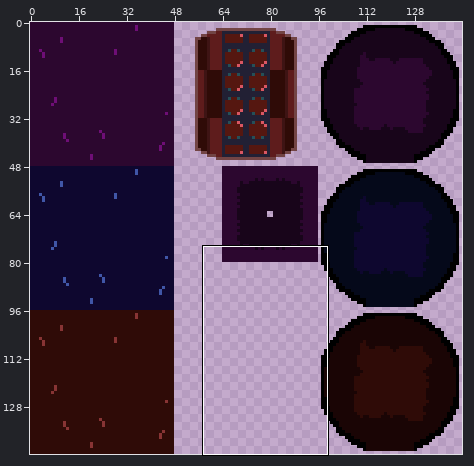
One commit to this pixel-art file: Game_Sprite/Tileset/Tileset.ase. The picture above shows the old version from afar; the outline marks the close-up.
Close-up. As it was:
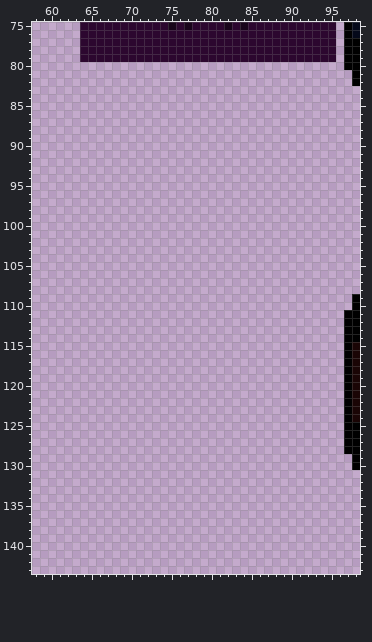
144x144 pixels, 1 frame. Colours within 5 levels of each other are drawn and written as one. Shown: x 58..98, y 75..143.
After the commit:
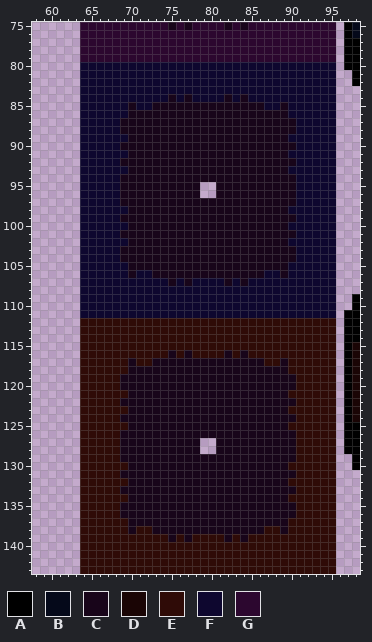
Palette (. is transparent): A #000000  B #05091a  C #18051a  D #1a0505  E #2f0b07  F #0e072f  G #2c072f
The exact change:
The author put colour C in row 84 at x 75, 77, 82 and 84; in row 85 at x 70, 73 to 86 and 89; in row 86 at x 70 to 89; in rows 87 to 88 at x 69 to 90; in row 89 at x 70 to 89; in row 90 at x 69 to 90.
The author put colour C in row 91 at x 70 to 89; in row 92 at x 69 to 90; in row 93 at x 70 to 89; in row 94 at x 69 to 90; in rows 95 to 96 at x 69 to 78 and 81 to 90; in row 97 at x 69 to 90.
The author put colour C in row 98 at x 70 to 89; in row 99 at x 69 to 90; in row 100 at x 70 to 89; in row 101 at x 69 to 90; in row 102 at x 70 to 89; in rows 103 to 104 at x 69 to 90.
The author put colour C in row 105 at x 70 to 89; in row 106 at x 70, 73 to 86 and 89; in row 107 at x 75, 77, 82 and 84; in row 116 at x 75, 77, 82 and 84; in row 117 at x 70, 73 to 86 and 89; in row 118 at x 70 to 89.
The author put colour C in rows 119 to 120 at x 69 to 90; in row 121 at x 70 to 89; in row 122 at x 69 to 90; in row 123 at x 70 to 89; in row 124 at x 69 to 90; in row 125 at x 70 to 89.
The author put colour C in row 126 at x 69 to 90; in rows 127 to 128 at x 69 to 78 and 81 to 90; in row 129 at x 69 to 90; in row 130 at x 70 to 89; in row 131 at x 69 to 90; in row 132 at x 70 to 89.
The author put colour C in row 133 at x 69 to 90; in row 134 at x 70 to 89; in rows 135 to 136 at x 69 to 90; in row 137 at x 70 to 89; in row 138 at x 70, 73 to 86 and 89; in row 139 at x 75, 77, 82 and 84.
The author put colour E in rows 112 to 115 at x 64 to 95; in row 116 at x 64 to 74, 76, 78 to 81, 83 and 85 to 95; in row 117 at x 64 to 69, 71 to 72, 87 to 88 and 90 to 95; in row 118 at x 64 to 69 and 90 to 95; in rows 119 to 120 at x 64 to 68 and 91 to 95; in row 121 at x 64 to 69 and 90 to 95.
The author put colour E in row 122 at x 64 to 68 and 91 to 95; in row 123 at x 64 to 69 and 90 to 95; in row 124 at x 64 to 68 and 91 to 95; in row 125 at x 64 to 69 and 90 to 95; in rows 126 to 129 at x 64 to 68 and 91 to 95; in row 130 at x 64 to 69 and 90 to 95.
The author put colour E in row 131 at x 64 to 68 and 91 to 95; in row 132 at x 64 to 69 and 90 to 95; in row 133 at x 64 to 68 and 91 to 95; in row 134 at x 64 to 69 and 90 to 95; in rows 135 to 136 at x 64 to 68 and 91 to 95; in row 137 at x 64 to 69 and 90 to 95.
The author put colour E in row 138 at x 64 to 69, 71 to 72, 87 to 88 and 90 to 95; in row 139 at x 64 to 74, 76, 78 to 81, 83 and 85 to 95; in rows 140 to 143 at x 64 to 95.
The author put colour F in rows 80 to 83 at x 64 to 95; in row 84 at x 64 to 74, 76, 78 to 81, 83 and 85 to 95; in row 85 at x 64 to 69, 71 to 72, 87 to 88 and 90 to 95; in row 86 at x 64 to 69 and 90 to 95; in rows 87 to 88 at x 64 to 68 and 91 to 95; in row 89 at x 64 to 69 and 90 to 95.
The author put colour F in row 90 at x 64 to 68 and 91 to 95; in row 91 at x 64 to 69 and 90 to 95; in row 92 at x 64 to 68 and 91 to 95; in row 93 at x 64 to 69 and 90 to 95; in rows 94 to 97 at x 64 to 68 and 91 to 95; in row 98 at x 64 to 69 and 90 to 95.
The author put colour F in row 99 at x 64 to 68 and 91 to 95; in row 100 at x 64 to 69 and 90 to 95; in row 101 at x 64 to 68 and 91 to 95; in row 102 at x 64 to 69 and 90 to 95; in rows 103 to 104 at x 64 to 68 and 91 to 95; in row 105 at x 64 to 69 and 90 to 95.
The author put colour F in row 106 at x 64 to 69, 71 to 72, 87 to 88 and 90 to 95; in row 107 at x 64 to 74, 76, 78 to 81, 83 and 85 to 95; in rows 108 to 111 at x 64 to 95.
Changed places in both close-ups, as pixel boxes (x1, y1, x2, y2):
added: (80, 62, 336, 574)
